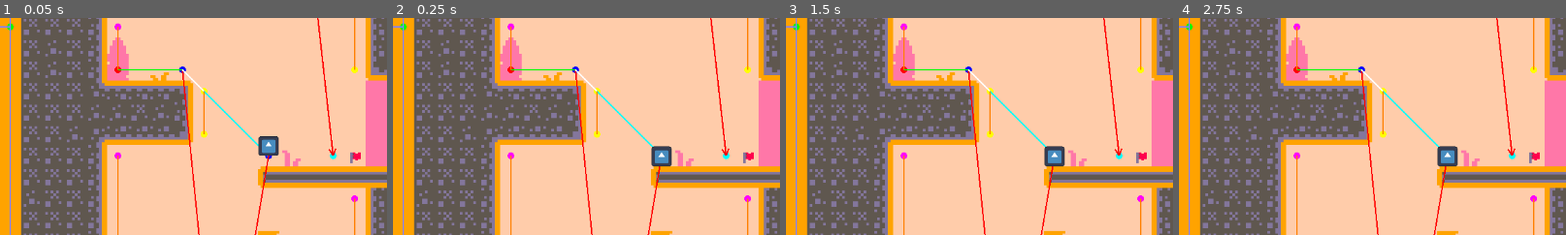
Above: before the commit, frames 1-4 (left to right).
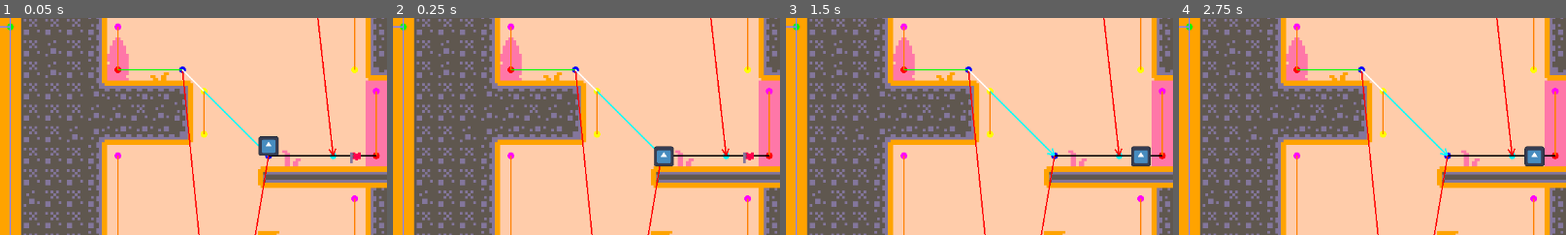
Above: after the commit, the same moments.

Repository: marolmmar1/TFG
Game: Godot game, scene res://Zones/Zone1.tscn
Two runs of this game, one before a commit and one after it. Both use one fixed random seed, a clock stepped at 60 frames per second and the inputs below. This scene is started directly instead of the project's main scene. The engine's default icon, where the game draws it, is replaced by a stand-in: a white triangle on a blue panel in a dark square.
Inputs:
- Up to frame 1 (0.05 s): no input
- Up to frame 2 (0.25 s): no input
- Up to frame 3 (1.5 s): no input
- Up to frame 4 (2.75 s): tap Enter at 2 s
The pictures show only the part of the screen within x 50-100%, y 30-80%; the shares and areas given below are measured in that part.

The runs differ from the first frame. In frame 1, 0.4% of the frame differs, in the area x 69-99%, y 32-66%; in frame 2, 0.7%; in frame 3, 1.4%; in frame 4, 1.4%, in the area x 66-99%, y 32-69%.

Commit message:
starting work with doors

Diff:
--- /dev/null
+++ b/Zones/Doors/Door.tscn
@@ -0,0 +1,11 @@
+[gd_scene load_steps=3 format=3 uid="uid://dv4c5jsopxrlm"]
+
+[ext_resource type="Script" path="res://Zones/Doors/door.gd" id="1_1h8ge"]
+
+[sub_resource type="RectangleShape2D" id="RectangleShape2D_7nx71"]
+
+[node name="Door" type="Area2D"]
+script = ExtResource("1_1h8ge")
+
+[node name="CollisionShape2D" type="CollisionShape2D" parent="."]
+shape = SubResource("RectangleShape2D_7nx71")
--- /dev/null
+++ b/Zones/Doors/door.gd
@@ -0,0 +1,7 @@
+extends Area2D
+
+class_name Door
+# Called when the node enters the scene tree for the first time.
+
+func _on_body_entered(body: CharacterBody2D):
+	print("body entered")
--- a/Zones/Zone1.tscn
+++ b/Zones/Zone1.tscn
@@ -1,8 +1,9 @@
-[gd_scene load_steps=7 format=3 uid="uid://cipwk801mq4uv"]
+[gd_scene load_steps=8 format=3 uid="uid://cipwk801mq4uv"]
 
 [ext_resource type="Texture2D" uid="uid://eujin7w1yov" path="res://Assets/kenney_pico-8-platformer/Default/Tilemap/tilemap_packed.png" id="1_7xgb1"]
 [ext_resource type="PackedScene" uid="uid://ci6e23n678kxs" path="res://AStar/AStar.tscn" id="2_1wlk8"]
 [ext_resource type="PackedScene" uid="uid://dahmo14t7kdaw" path="res://Creatures/GroundCreature/GroundCreature.tscn" id="4_5xxh6"]
+[ext_resource type="PackedScene" uid="uid://dv4c5jsopxrlm" path="res://Zones/Doors/Door.tscn" id="5_hvtut"]
 [ext_resource type="Texture2D" uid="uid://dagii0va0jdne" path="res://Assets/kenney_pico-8-platformer/Transparent/Tiles/tile_0073.png" id="6_4dqa8"]
 
 [sub_resource type="TileSetAtlasSource" id="TileSetAtlasSource_5okw5"]
@@ -281,7 +282,7 @@
 tile_set = SubResource("TileSet_h5w5i")
 rendering_quadrant_size = 12
 format = 2
-layer_0/tile_data = PackedInt32Array(1245186, 262149, 2, 124 …(12229 unchanged characters)… 2153, 5, 0, 1310753, 131077, 0, 524325, 131077, 1, 852005, 131077, 1)
+layer_0/tile_data = PackedInt32Array(1245186, 262149, 2, 124 …(12229 unchanged characters)… 2153, 5, 0, 1310753, 131077, 0, 524325, 327685, 0, 852005, 327685, 2, 589861, 327685, 1, 655397, 327685, 1, 720933, 327685, 1, 786469, 327685, 1)
 
 [node name="AStar" parent="." node_paths=PackedStringArray("tilemap") instance=ExtResource("2_1wlk8")]
 tilemap = NodePath("../TileMap")
@@ -299,3 +300,9 @@
 position = Vector2(976, 385)
 astar = NodePath("../AStar")
 target = NodePath("../DebugTarget")
+
+[node name="Door" parent="." instance=ExtResource("5_hvtut")]
+position = Vector2(1102, 352)
+scale = Vector2(2.27999, 6.56)
+
+[connection signal="body_entered" from="Door" to="Door" method="_on_body_entered"]
